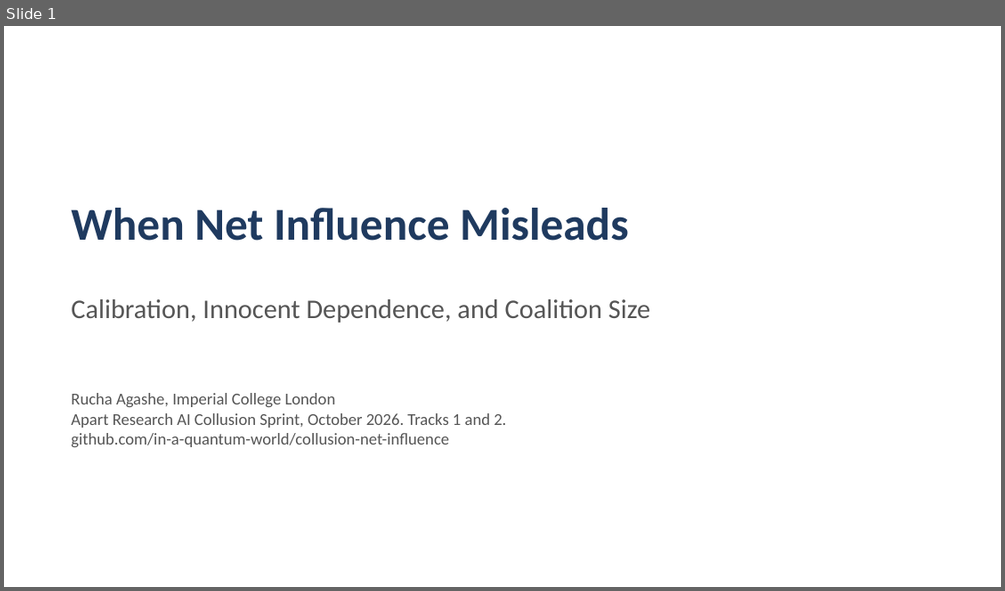
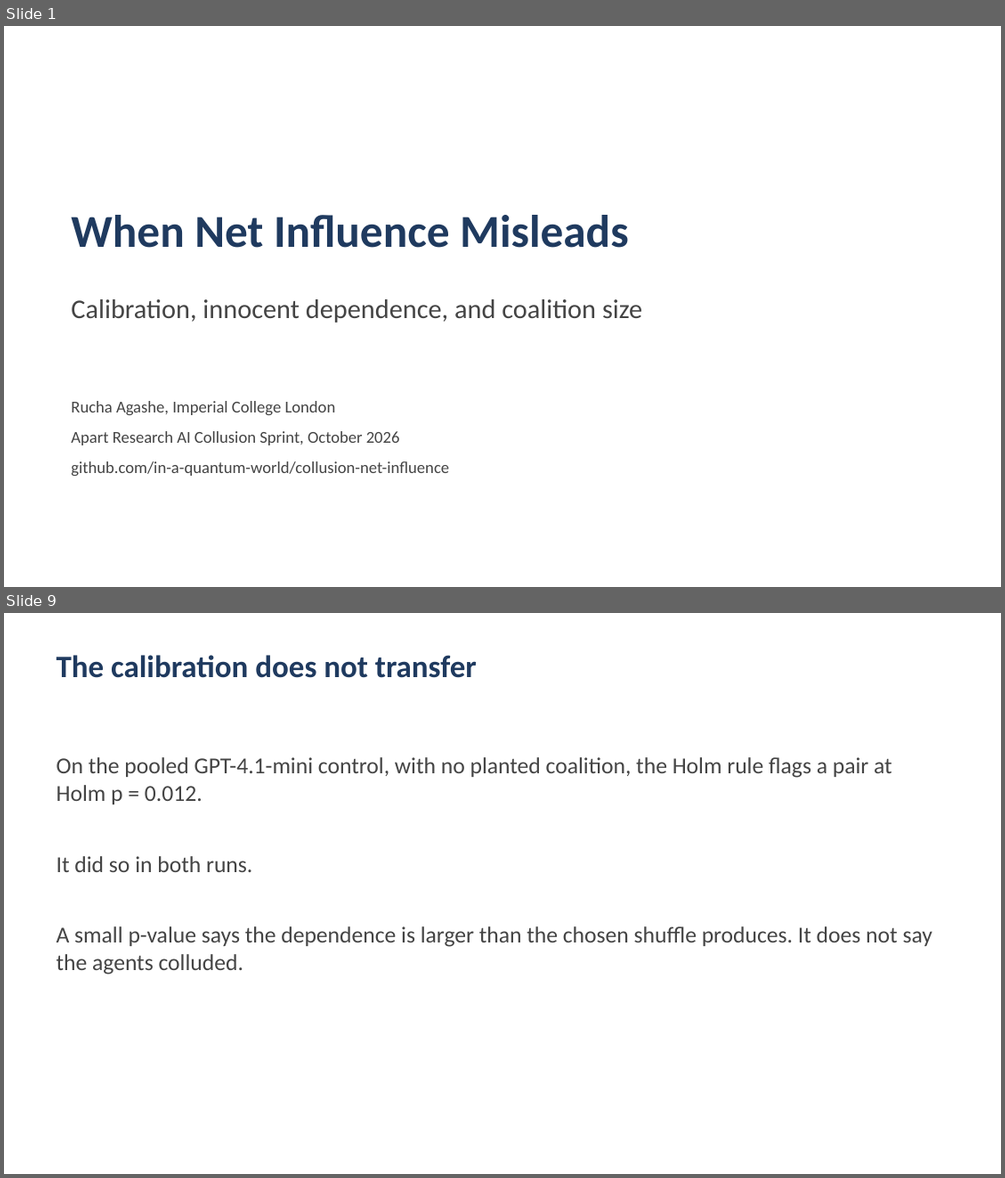
Before and after one commit to in-a-quantum-world/collusion-net-influence, a slide deck: report/slides.pptx. Shown one above the other, each under a label of ours: slide 1 before the commit, slides 1 and 9 after it; the slides between them are not shown. The pictures are 1005x591 and 1005x1178 pixels, drawn with LibreOffice and Linux fonts; fonts in the diff are those of the drawing. Boxes give left, top, right and bottom in pixels: in the first picture for what was removed or moved away, otherwise in the second. Text is boxed around its words. In the diff, an @@ line names an element or a change of style, - is before the commit and + after.

```diff
--- a/report/slides.pptx
+++ b/report/slides.pptx
@@ slide 9 added at box(4, 613, 1001, 1174), background #FFFFFF @@
@@ text added at box(57, 655, 477, 678), 30 pt, text #1F3A5F, bold @@
+The calibration does not transfer
@@ text added at box(57, 757, 932, 974), 22 pt, text #444444 @@
+On the pooled GPT-4.1-mini control, with no planted coalition, the Holm rule flags a pair at Holm p = 0.012.
+It did so in both runs.
+A small p-value says the dependence is larger than the chosen shuffle produces. It does not say the agents colluded.
@@ slide 1 changed as well @@
@@ text "When Net Influence Misleads": place and size @@
-text "When Net Influence Misleads" at box(71, 208, 629, 240)
+text "When Net Influence Misleads" at box(71, 215, 629, 248)
@@ text "When Net Influence Misleads" at box(71, 215, 629, 248): more space between paragraphs @@
@@ text at box(71, 299, 642, 322): text changed; text colour #555555 to #444444 @@
-Calibration, Innocent Dependence, and Coalition Size
+Calibration, innocent dependence, and coalition size
@@ text "Rucha Agashe, Imperial College London": place and size @@
-text "Rucha Agashe, Imperial College London" at box(71, 393, 506, 447)
+text "Rucha Agashe, Imperial College London" at box(71, 401, 449, 475)
@@ text at box(71, 401, 449, 475): text colour #555555 to #444444 in "Rucha Agashe, Imperial College London", "github.com/in-a-quantum-world/collusion-net-influence"; more space between paragraphs @@
@@ text at box(71, 431, 400, 445): text changed; text colour #555555 to #444444 @@
-Apart Research AI Collusion Sprint, October 2026. Tracks 1 and 2.
+Apart Research AI Collusion Sprint, October 2026
```
Also in this commit, not shown: 1 other slide changed, 13 other slides added, 6 slides removed, 1 other file.
